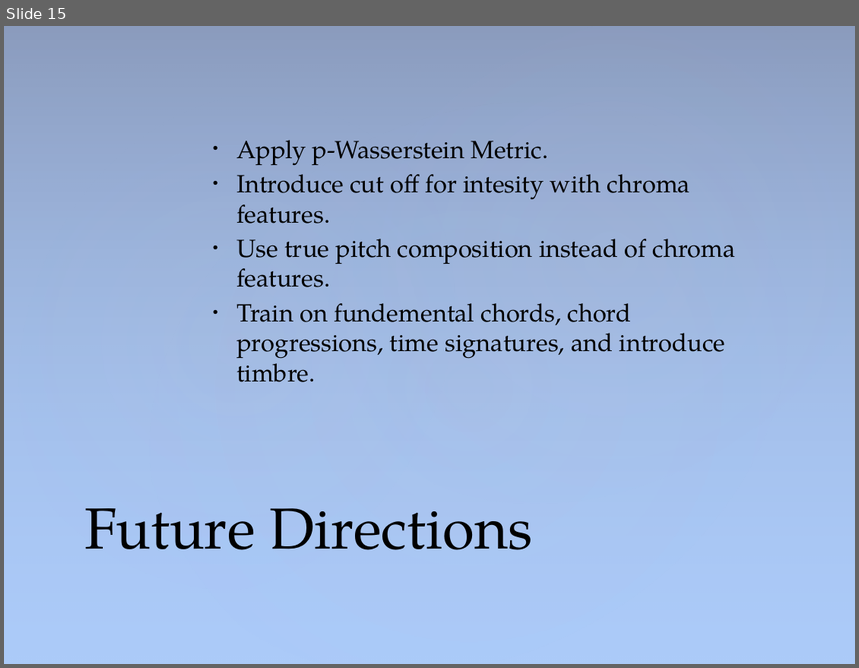
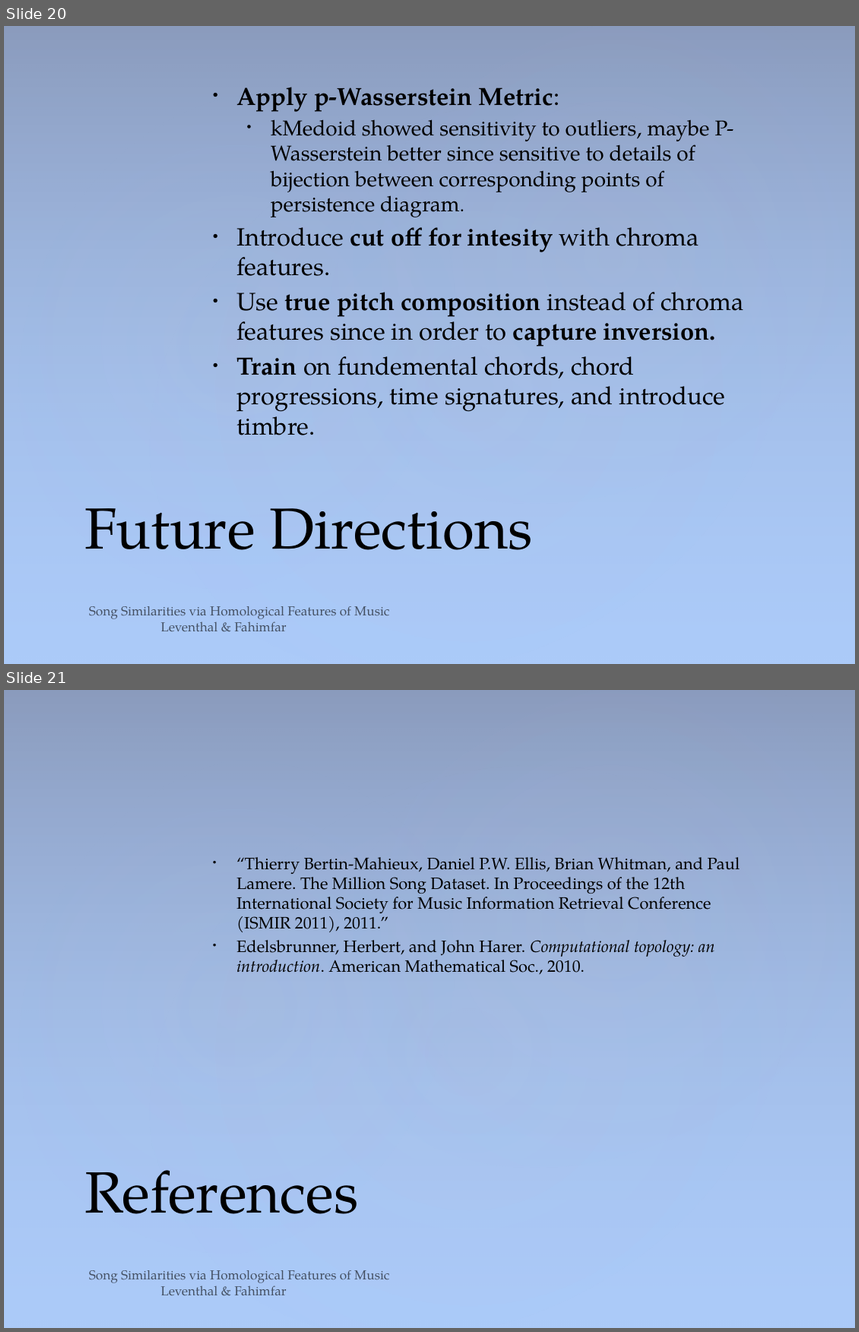
Before and after one commit to sam-lev/Classifications-Of-Songs-via-Homology-of-Chroma-Features, a slide deck: project/presentation/PresentationPowerPoint.pptx. Shown one above the other, each under a label of ours: slide 15 before the commit, slides 20 and 21 after it. The pictures are 859x668 and 859x1332 pixels, drawn with LibreOffice and Linux fonts; fonts in the diff are those of the drawing. Boxes give left, top, right and bottom in pixels: in the first picture for what was removed or moved away, otherwise in the second. Text is boxed around its words. In the diff, an @@ line names an element or a change of style, - is before the commit and + after.

Commit message:
presentation and started shortloop and counting homological features in songs and their size to approximate which keys

```diff
--- a/project/presentation/PresentationPowerPoint.pptx
+++ b/project/presentation/PresentationPowerPoint.pptx
@@ slide 21 added at bbox=[4, 690, 855, 1328], background #ACCBF9; not listed: 4 template elements that a slide beside it also shows @@
@@ text added at bbox=[237, 857, 740, 974], 14 pt, text #000000 @@
+• “Thierry Bertin-Mahieux, Daniel P.W. Ellis, Brian Whitman, and Paul Lamere. The Million Song Dataset. In Proceedings of the 12th International Society for Music Information Retrieval Conference (ISMIR 2011), 2011.”
+• Edelsbrunner, Herbert, and John Harer. Computational topology: an introduction. American Mathematical Soc., 2010.
@@ title added at bbox=[85, 1170, 358, 1214], 49 pt, text #000000 @@
+References
@@ text added at bbox=[89, 1271, 389, 1296], 11 pt, text #000000 at 60% opacity @@
+Song Similarities via Homological Features of Music Leventhal & Fahimfar
@@ what was slide 15 is now slide 20 @@
@@ slide 20 changed as well @@
@@ text at bbox=[237, 87, 734, 218]: text changed; size 21 to 18 pt @@
-• Apply p-Wasserstein Metric.
+• Apply p-Wasserstein Metric:
+  • kMedoid showed sensitivity to outliers, maybe P-Wasserstein better since sensitive to details of bijection between corresponding points of persistence diagram.
@@ text at bbox=[237, 227, 726, 436]: bold on in "cut off for intesity", "Train" @@
@@ text at bbox=[237, 292, 743, 347]: text changed @@
-• Use true pitch composition instead of chroma features.
+• Use true pitch composition instead of chroma features since in order to capture inversion.
@@ text added at bbox=[89, 607, 389, 632], 11 pt, text #000000 at 60% opacity @@
+Song Similarities via Homological Features of Music Leventhal & Fahimfar
```
Also in this commit, not shown: 12 other slides changed, 8 other slides added, 4 slides removed, 38 other files.
